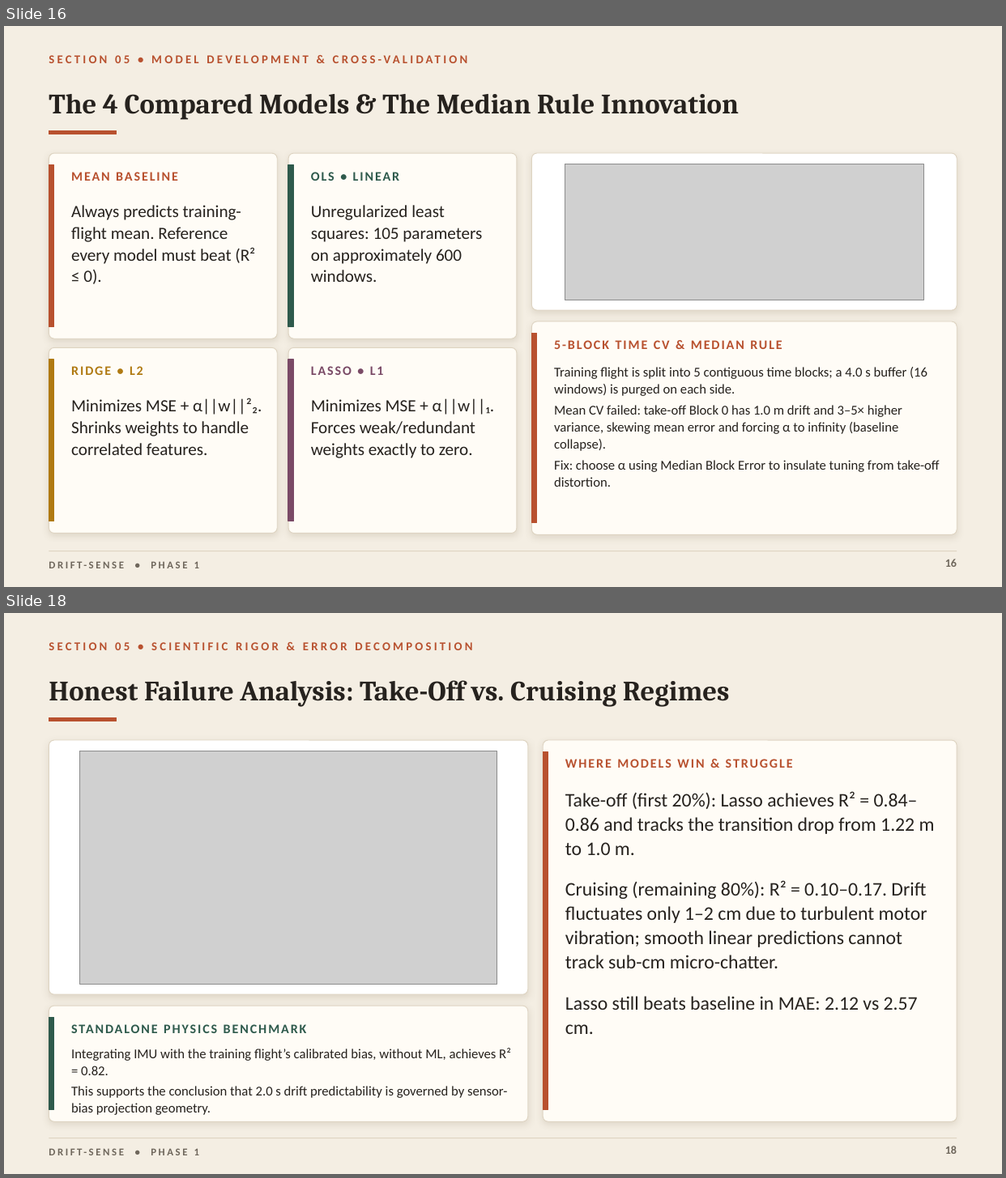
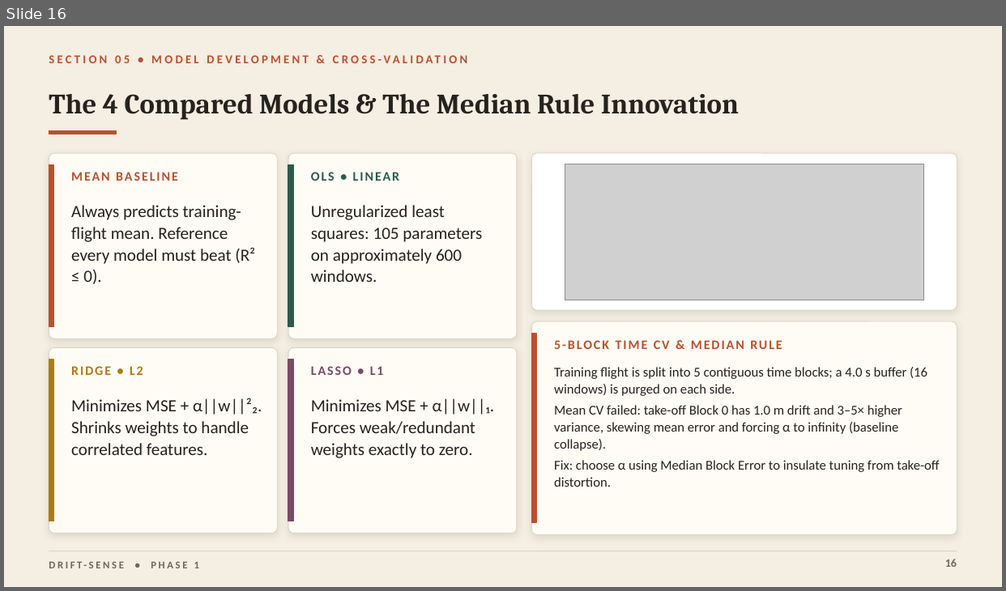
Before and after one commit to Dadi-Dinesh/Drift-Sense, a slide deck: reports/midsem/presentation.pptx. Shown one above the other, each under a label of ours: slides 16 and 18 before the commit, slide 16 after it; the slides between them are not shown. The pictures are 1006x1178 and 1006x591 pixels, drawn with LibreOffice and Linux fonts; fonts in the diff are those of the drawing; grey boxes stand for pictures. Boxes give left, top, right and bottom in pixels: in the first picture for what was removed or moved away, otherwise in the second. Text is boxed around its words. In the diff, an @@ line names an element or a change of style, - is before the commit and + after.

```diff
--- a/reports/midsem/presentation.pptx
+++ b/reports/midsem/presentation.pptx
@@ slide 18 removed at (x1=4, y1=613, x2=1002, y2=1174), background #F4EEE3; not listed: 2 template elements that a slide beside it also shows @@
@@ text removed at (x1=49, y1=642, x2=472, y2=650) @@
-SECTION 05 • SCIENTIFIC RIGOR & ERROR DECOMPOSITION
@@ text removed at (x1=49, y1=680, x2=730, y2=707) @@
-Honest Failure Analysis: Take-Off vs. Cruising Regimes
@@ rectangle removed at (x1=49, y1=717, x2=117, y2=721) @@
@@ rounded rectangle removed at (x1=49, y1=740, x2=528, y2=995) @@
@@ picture removed at (x1=79, y1=751, x2=496, y2=984) @@
@@ rounded rectangle removed at (x1=543, y1=740, x2=957, y2=1122) @@
@@ rectangle removed at (x1=543, y1=752, x2=548, y2=1110) @@
@@ text removed at (x1=565, y1=756, x2=942, y2=779) @@
-WHERE MODELS WIN & STRUGGLE
@@ text removed at (x1=565, y1=791, x2=935, y2=1034) @@
-Take-off (first 20%): Lasso achieves R² = 0.84–0.86 and tracks the transition drop from 1.22 m to 1.0 m.
-Cruising (remaining 80%): R² = 0.10–0.17. Drift fluctuates only 1–2 cm due to turbulent motor vibration; smooth linear predictions cannot track sub-cm micro-chatter.
-Lasso still beats baseline in MAE: 2.12 vs 2.57 cm.
@@ rounded rectangle removed at (x1=49, y1=1006, x2=528, y2=1122) @@
@@ rectangle removed at (x1=49, y1=1018, x2=54, y2=1110) @@
@@ text removed at (x1=71, y1=1021, x2=513, y2=1045) @@
-STANDALONE PHYSICS BENCHMARK
@@ text removed at (x1=71, y1=1048, x2=511, y2=1115) @@
-Integrating IMU with the training flight’s calibrated bias, without ML, achieves R² = 0.82.
-This supports the conclusion that 2.0 s drift predictability is governed by sensor-bias projection geometry.
@@ text removed at (x1=945, y1=1146, x2=957, y2=1154) @@
-18
```
Also in this commit, not shown: 8 slides changed.
